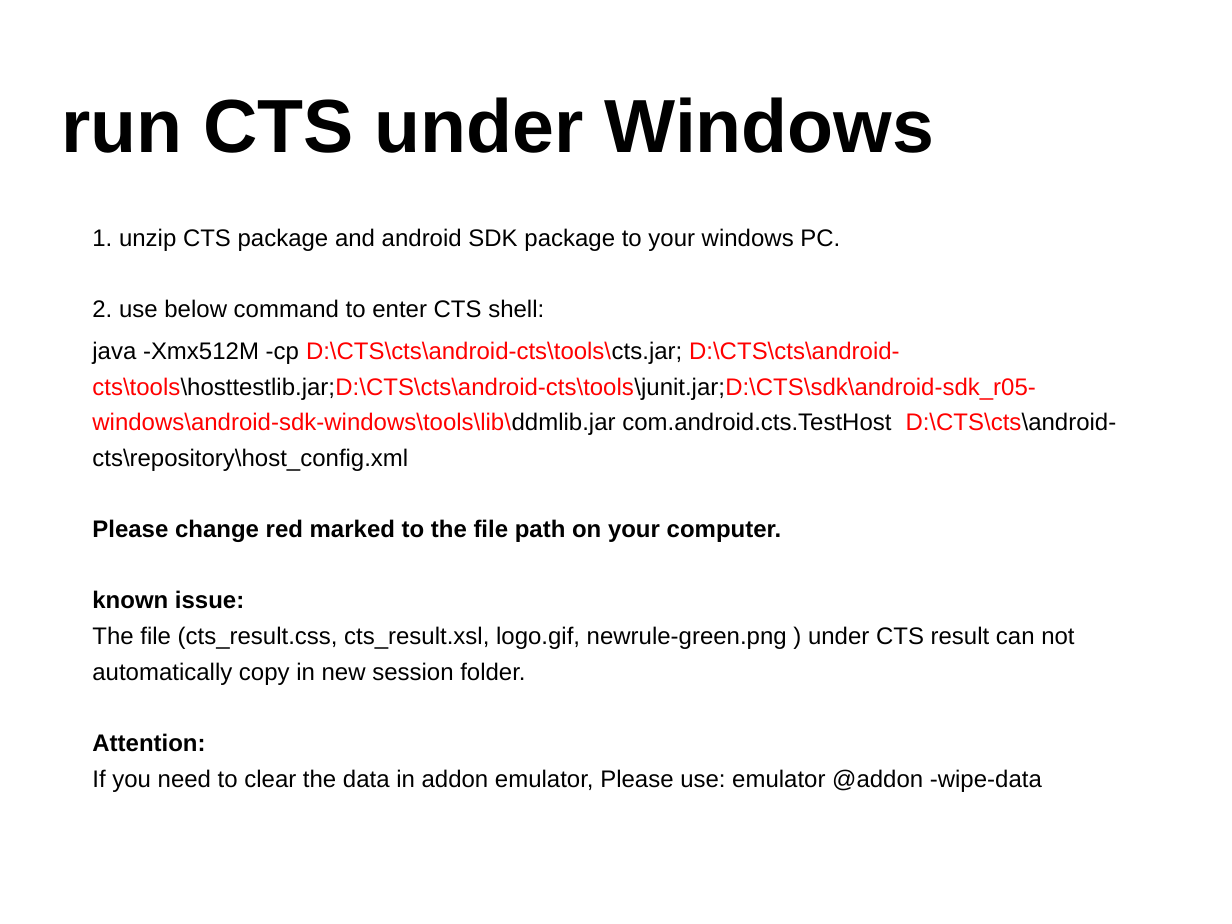
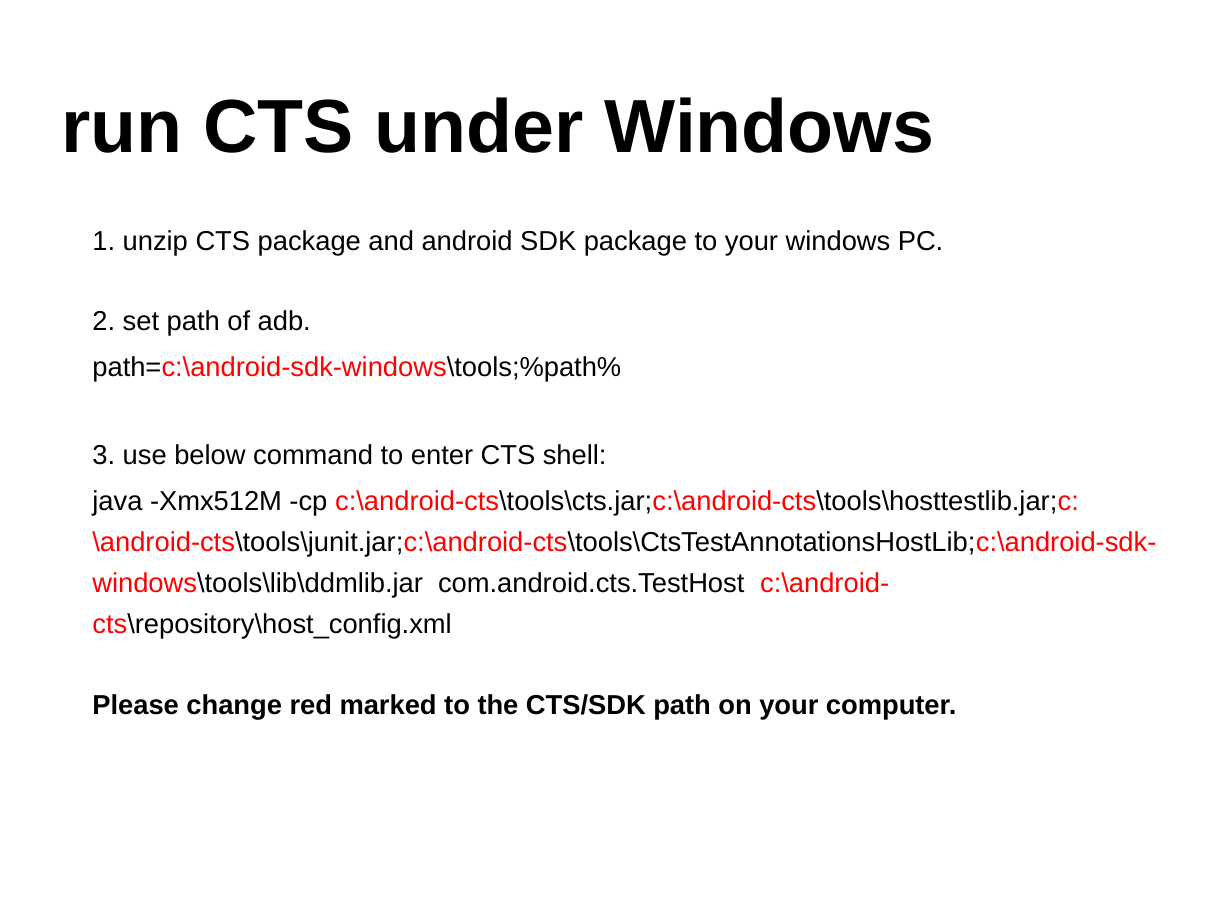
Before and after one commit to widerules/system-information, a slide deck: slide 17 of cts/CTS-training.ppt. Drawn at 1232x924 pixels with LibreOffice and Linux fonts; fonts in the diff are those of the drawing; background and template pictures are left out. Boxes give left, top, right and bottom in pixels: in the first picture for what was removed or moved away, otherwise in the second. Text is boxed around its words. In the diff, an @@ line names an element or a change of style, - is before the commit and + after.

```diff
--- a/cts/CTS-training.ppt
+++ b/cts/CTS-training.ppt
@@ text at box(92, 230, 1156, 720): text changed; size 14 to 16 pt @@
-1. unzip CTS package and android SDK package to your windows PC.
-2. use below command to enter CTS shell:
-java -Xmx512M -cp D:\CTS\cts\android-cts\tools\cts.jar; D:\CTS\cts\android-cts\tools\hosttestlib.jar;D:\CTS\cts\android-cts\tools\junit.jar;D:\CTS\sdk\android-sdk_r05-windows\android-sdk-windows\tools\lib\ddmlib.jar com.android.cts.TestHost D:\CTS\cts\android-cts\repository\host_config.xml
-Please change red marked to the file path on your computer.
-known issue:
-The file (cts_result.css, cts_result.xsl, logo.gif, newrule-green.png ) under CTS result can not automatically copy in new session folder.
-Attention:
-If you need to clear the data in addon emulator, Please use: emulator @addon -wipe-data
+1. unzip CTS package and android SDK package to your windows PC.
+2. set path of adb.
+path=c:\android-sdk-windows\tools;%path%
+3. use below command to enter CTS shell:
+java -Xmx512M -cp c:\android-cts\tools\cts.jar;c:\android-cts\tools\hosttestlib.jar;c:\android-cts\tools\junit.jar;c:\android-cts\tools\CtsTestAnnotationsHostLib;c:\android-sdk-windows\tools\lib\ddmlib.jar com.android.cts.TestHost c:\android-cts\repository\host_config.xml
+Please change red marked to the CTS/SDK path on your computer.
```
Also in this commit, not shown: 32 other slides changed.
